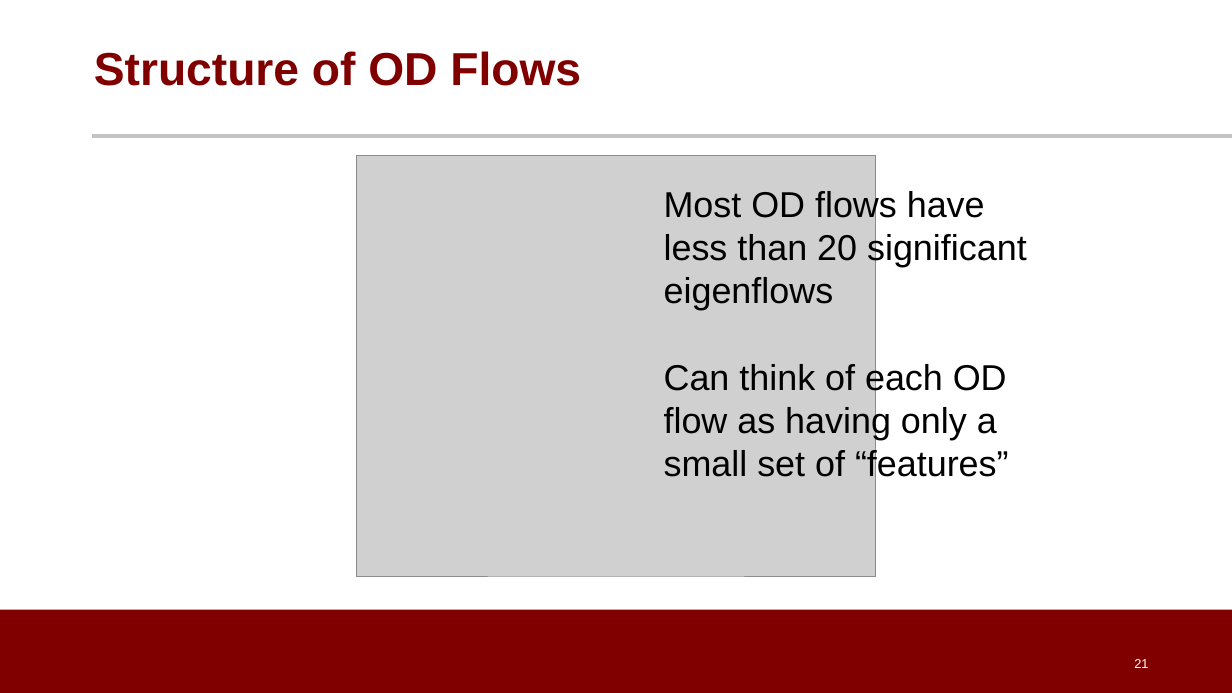
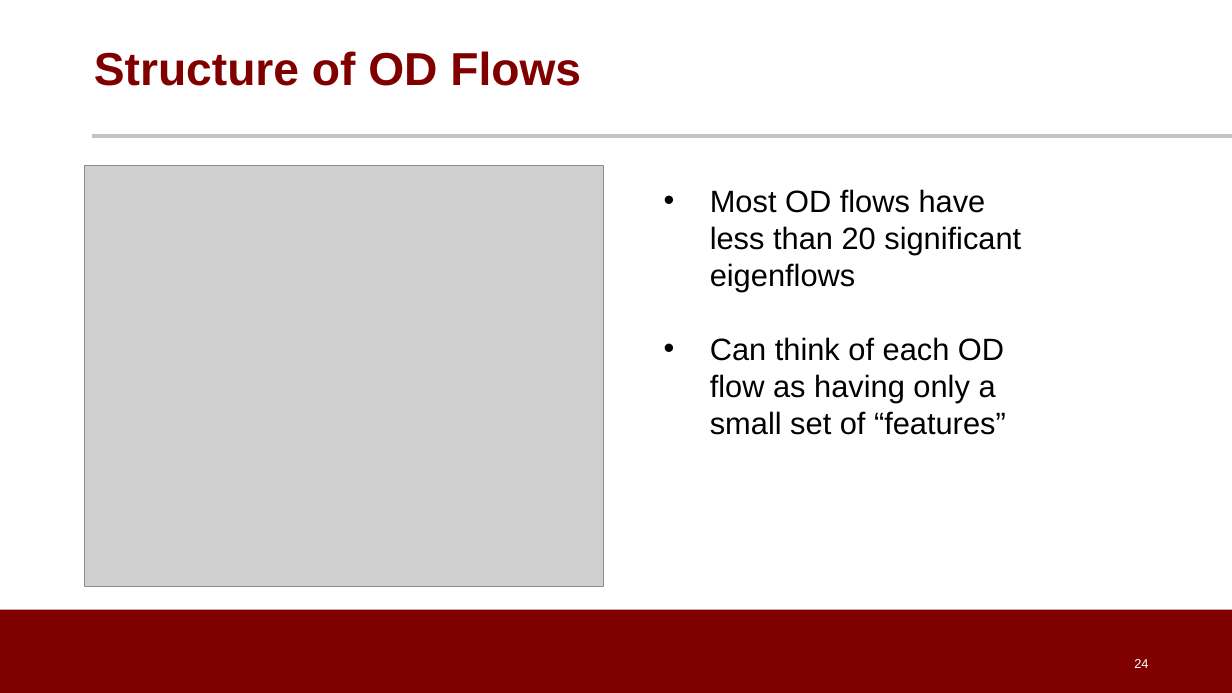
Before and after one commit to noise-lab/ML-Cybersecurity, a slide deck: slide 24 of module-3/ppt/3.4-Unsupervised Learning.pptx (slide 21 before the commit). Drawn at 1232x693 pixels with LibreOffice and Linux fonts; fonts in the diff are those of the drawing; grey boxes stand for pictures; background and template pictures are left out. Boxes give left, top, right and bottom in pixels: in the first picture for what was removed or moved away, otherwise in the second. Text is boxed around its words. In the diff, an @@ line names an element or a change of style, - is before the commit and + after.

```diff
--- a/module-3/ppt/3.4-Unsupervised Learning.pptx
+++ b/module-3/ppt/3.4-Unsupervised Learning.pptx
@@ picture: place and size @@
-picture at bbox=[357, 156, 876, 577]
+picture at bbox=[85, 166, 604, 587]
@@ text "Most OD flows have less ..." at bbox=[710, 189, 1021, 435]: size 28 to 24 pt; bullet none to • @@
@@ page number at bbox=[1134, 659, 1148, 668]: text changed @@
-21
+24
```
Also in this commit, not shown: 12 other slides changed, 6 slides added, 2 slides removed, 1 other file.
